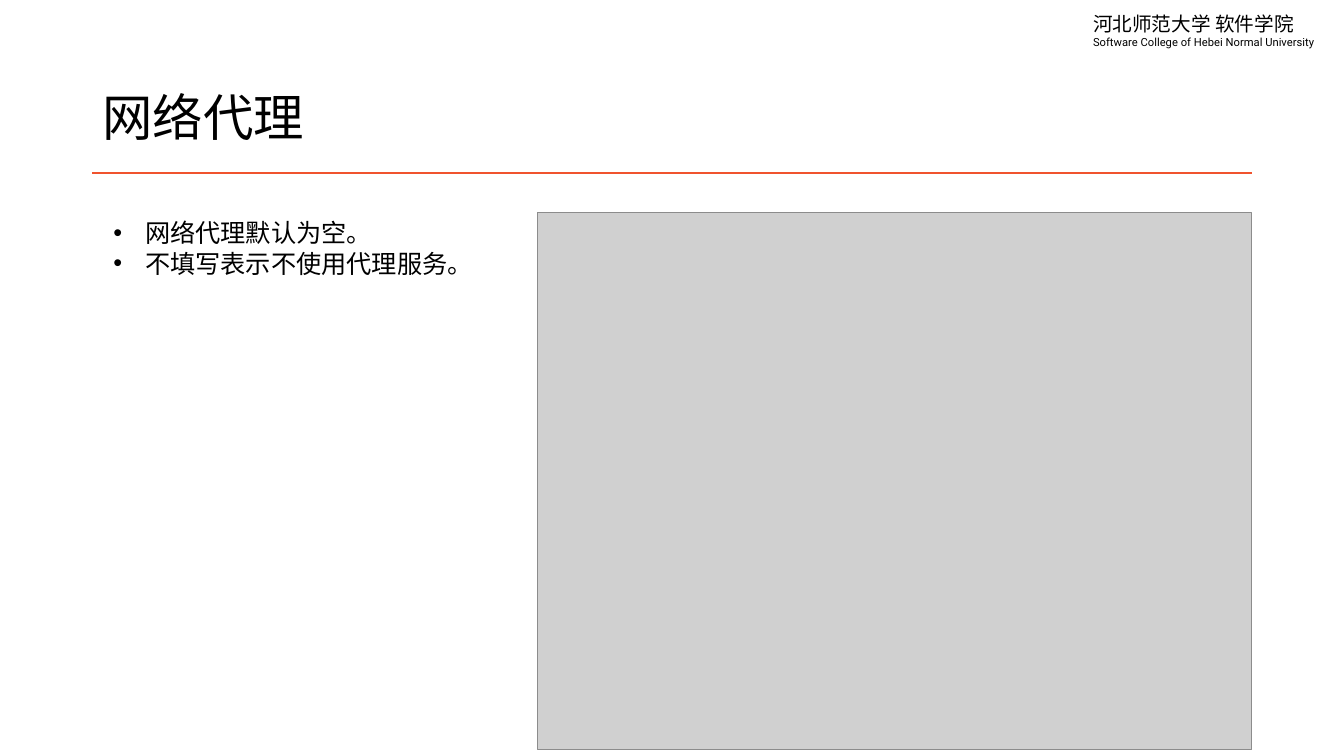
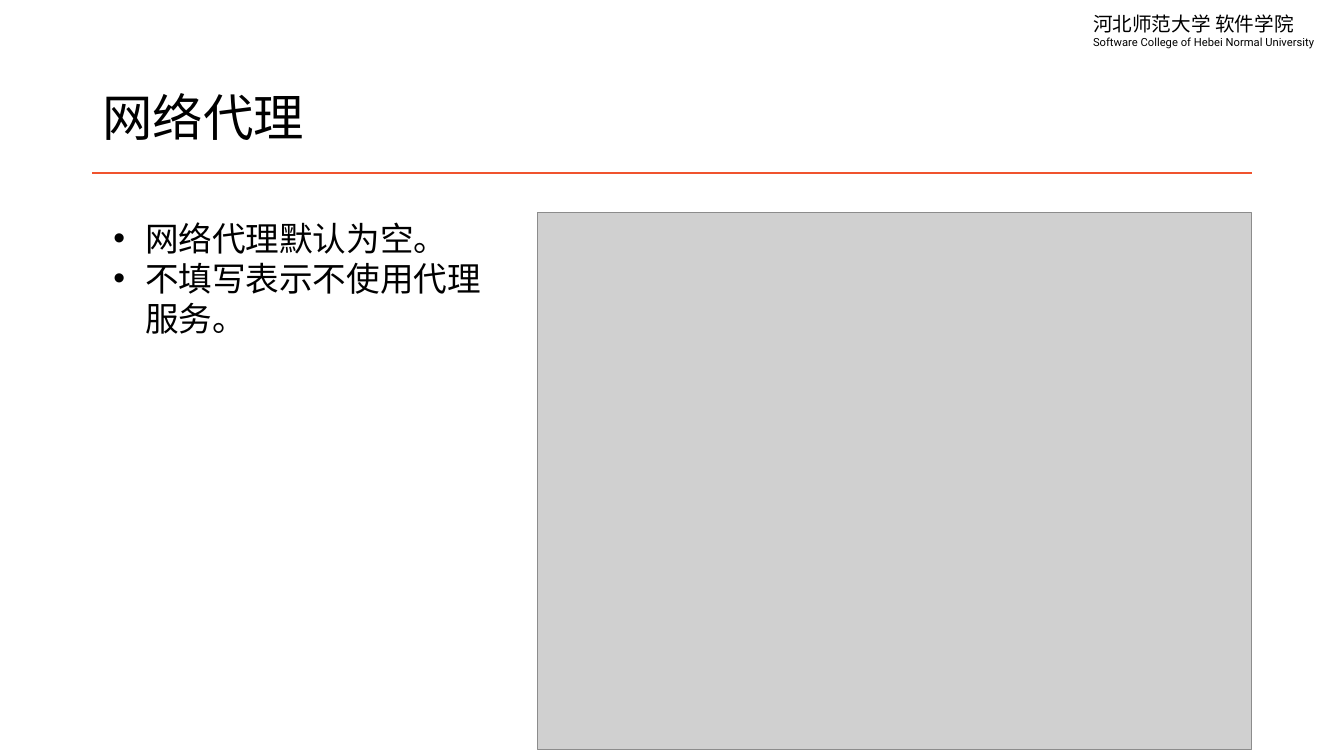
Before and after one commit to edu2act/course-linux-system, a slide deck: slide 22 of materials/slides/ch01-linux-history-and-install.pptx. Drawn at 1344x756 pixels with LibreOffice and Linux fonts; fonts in the diff are those of the drawing; grey boxes stand for pictures. Boxes give left, top, right and bottom in pixels: in the first picture for what was removed or moved away, otherwise in the second. Text is boxed around its words. In the diff, an @@ line names an element or a change of style, - is before the commit and + after.

```diff
--- a/materials/slides/ch01-linux-history-and-install.pptx
+++ b/materials/slides/ch01-linux-history-and-install.pptx
@@ text "网络代理默认为空。" at (145,222,481,334): size 18 to 24 pt @@
```
Also in this commit, not shown: 25 other slides changed.
